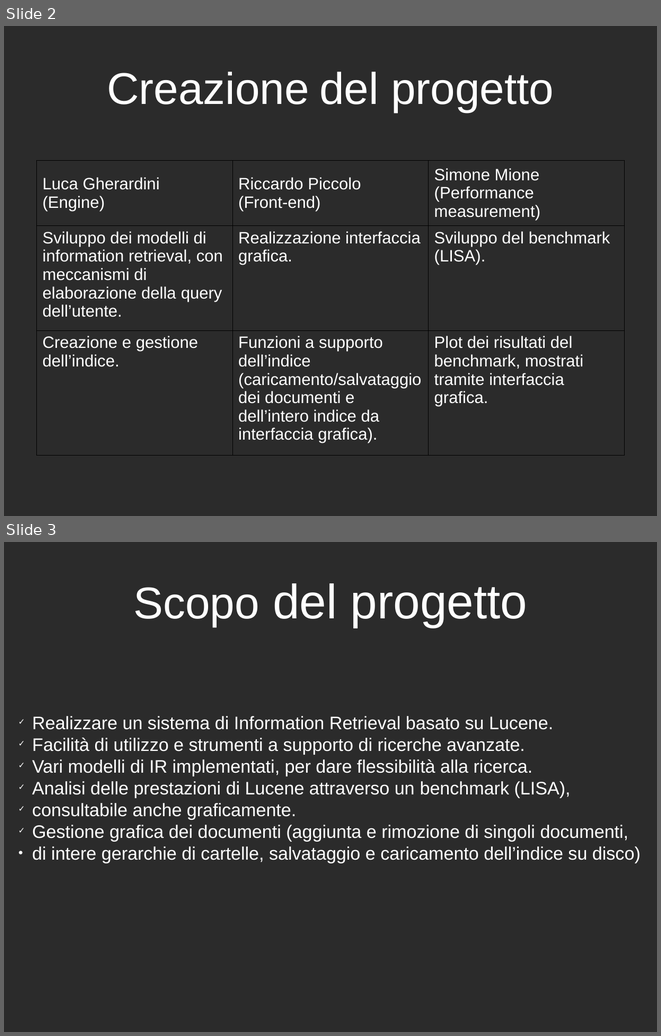
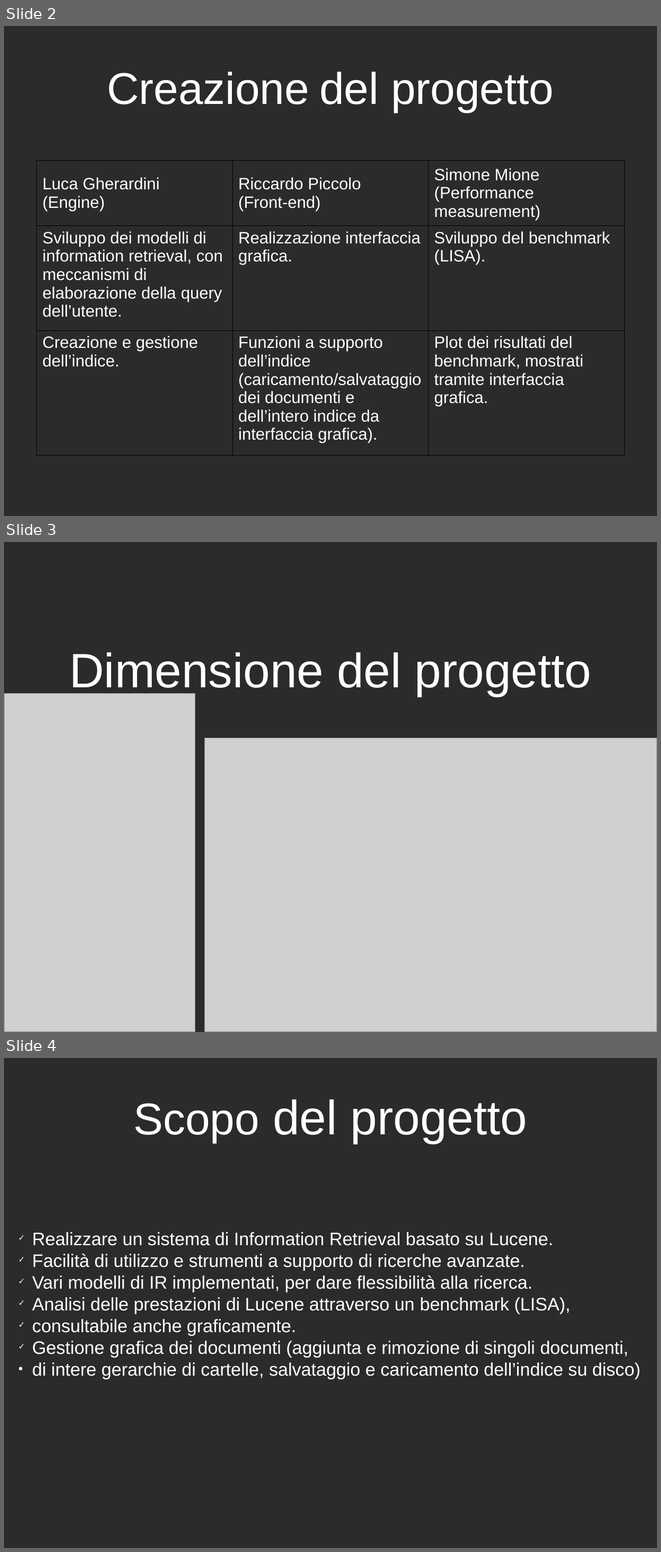
Before and after one commit to LucaGherardini/GAvI-Project, a slide deck: GAvI-Project/Presentation/presentazione.odp. Shown one above the other, each under a label of ours: slides 2 and 3 before the commit, slides 2, 3 and 4 after it. The pictures are 661x1036 and 661x1552 pixels, drawn with LibreOffice and Linux fonts; fonts in the diff are those of the drawing; grey boxes stand for pictures; background and template pictures are left out; a plain dark background stands for a picture behind light text. Boxes give left, top, right and bottom in pixels: in the first picture for what was removed or moved away, otherwise in the second. Text is boxed around its words. In the diff, an @@ line names an element or a change of style, - is before the commit and + after.

Commit message:
Update of presentation

```diff
--- a/GAvI-Project/Presentation/presentazione.odp
+++ b/GAvI-Project/Presentation/presentazione.odp
@@ slide 3 added at <box>4,542,657,1032</box>, background picture (left out) @@
@@ title added at <box>69,652,591,696</box>, 58.6 pt, text #FFFFFF @@
+Dimensione del progetto
@@ picture added at <box>4,693,195,1032</box> @@
@@ picture added at <box>205,738,657,1032</box> @@
@@ what was slide 3 is now slide 4 @@
```
Also in this commit, not shown: 2 other files.
